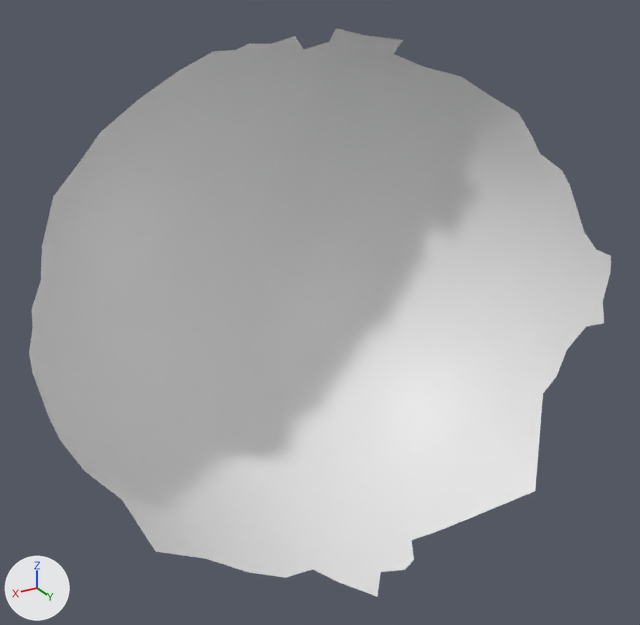
An edit to the OBJ model res/final/camerafocus/cleanedup/CameraFocus_P32.000001.obj, drawn before and after from the same camera.
One viewpoint serves both versions: a 50 mm camera at (165.7, 474.5, 233.8) aimed at (44.2, 272.1, 132.6). Every picture has the same lights, and +X, +Y and +Z are marked at lower left. Where no turn or scale is listed for an object, it has been applied to the vertices.

The scene before the commit, as lines of its bpy script (objects in view):
```python
me_camerafocus_p32_000001 = bpy.data.meshes.new('CameraFocus_P32.000001')
me_camerafocus_p32_000001.from_pydata(...)  # 2777 vertices, 5491 faces; spans x -30.0..126.0, y 215.0..320.0, z 67.0..208.0
# before: 2655 (123.0, 264.0, 133.0) at pixel (37, 364), 2657 (122.0, 261.0, 136.0) at pixel (35, 346), 2658 (122.0, 259.0, 141.0) at pixel (32, 327), 2728 (126.0, 269.0, 133.0) at pixel (32, 373), 2750 (125.0, 264.0, 136.0) at pixel (29, 353)
# before: 2695 (11.0, 306.0, 77.0) at pixel (470, 497), 2743 (-11.0, 304.0, 95.0) at pixel (528, 422), 2744 (-17.0, 303.0, 103.0) at pixel (543, 393), 2747 (24.0, 308.0, 72.0) at pixel (443, 529), 2758 (-3.0, 303.0, 86.0) at pixel (504, 453)
# before: 2761 (5.0, 305.0, 80.0) at pixel (485, 482), 2769 (-7.0, 305.0, 90.0) at pixel (517, 443), 2774 (16.0, 309.0, 75.0) at pixel (466, 511), 2775 (2.0, 303.0, 83.0) at pixel (491, 468), 2776 (-1.0, 320.0, 83.0) at pixel (535, 491)
ob_camerafocus_p32_000001 = bpy.data.objects.new('CameraFocus_P32.000001', me_camerafocus_p32_000001)
ob_camerafocus_p32_000001.location = (0.0, 0.0, 0.0)
```
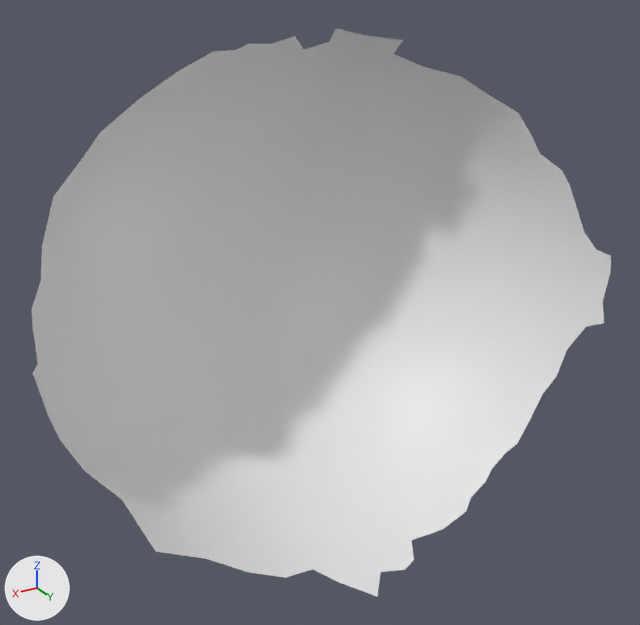
Where the change shows, as pixel boxes (x1, y1, x2, y2) in the pictures (640 x 625 px):
```json
{"object": "CameraFocus_P32.000001", "change": "reshaped", "before": [29, 28, 611, 596], "after": [32, 28, 611, 596]}
{"part": 1, "of": "me_camerafocus_p32_000001", "change": "deleted", "before": [29, 328, 37, 372]}
{"part": 2, "of": "me_camerafocus_p32_000001", "change": "deleted", "before": [444, 395, 543, 529]}
```

Scene script edits in JSON lines:
```json
{"block": "me_camerafocus_p32_000001", "where": "me_camerafocus_p32_000001.from_pydata(...)  # 2777 vertices, 5491 faces; spans x -30.0..126.0, y 215.0..320.0, z 67.0..208.0"}
{"block": "me_camerafocus_p32_000001", "where": "# used by ob_camerafocus_p32_000001; location = (0.0, 0.0, 0.0)"}
{"block": "me_camerafocus_p32_000001", "where": "# verts and faces of me_camerafocus_p32_000001; kept vertices keep their numbers, new ones are numbered from 2777"}
{"block": "me_camerafocus_p32_000001", "change": "me_camerafocus_p32_000001 part 1"}
{"op": "add", "block": "me_camerafocus_p32_000001", "code": "delete_vertices([2750])  # with the faces that use them"}
{"block": "me_camerafocus_p32_000001", "change": "me_camerafocus_p32_000001 part 2"}
{"op": "add", "block": "me_camerafocus_p32_000001", "code": "delete_vertices([2776])  # with the faces that use them"}
```
